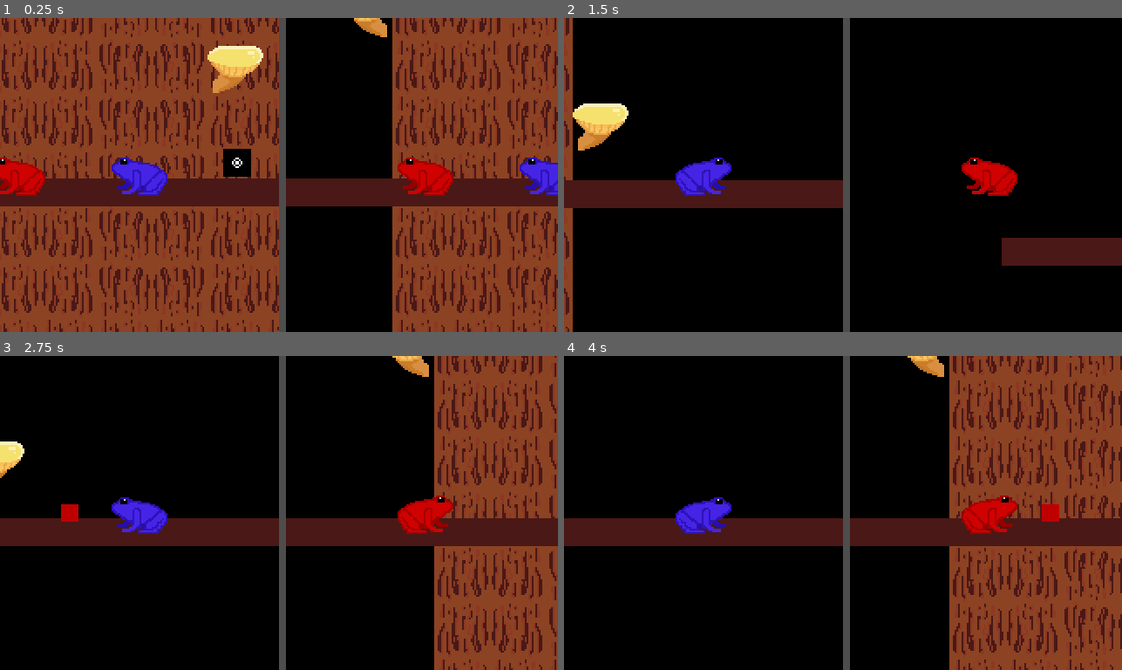
Above: before the commit, frames 1-4 (two rows, left to right).
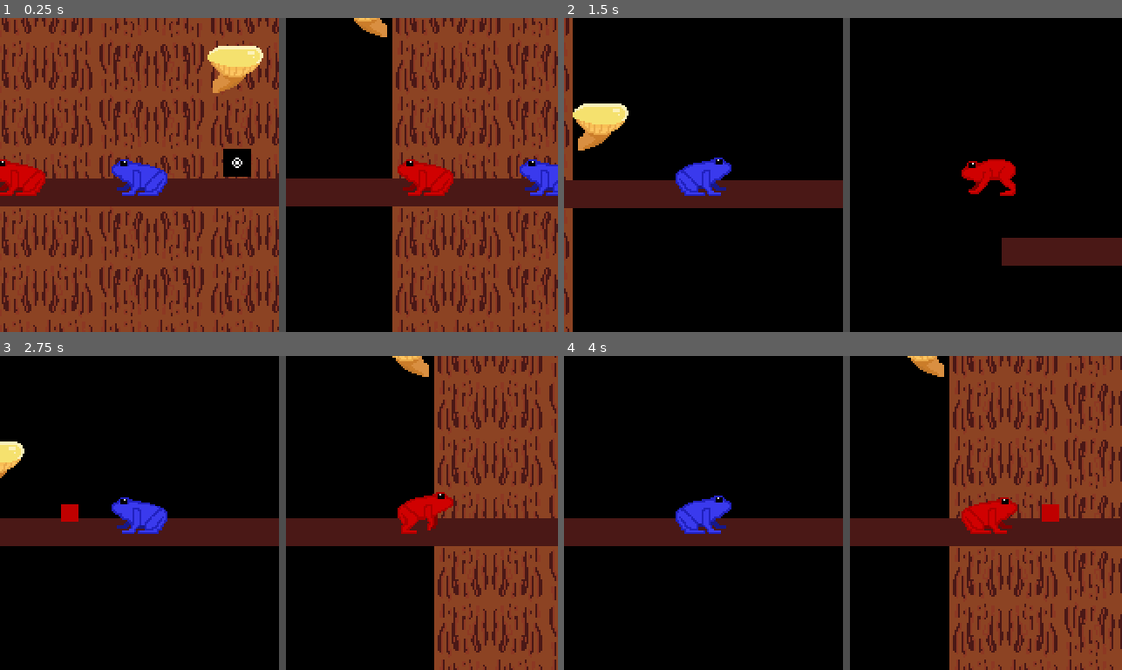
Above: after the commit, the same moments.

Repository: shrubino/CSP_LocalMult
Game: Godot game, scene res://Scenes/main.tscn
Two runs of this game, one before a commit and one after it. Both use one fixed random seed, a clock stepped at 60 frames per second and the inputs below.
Inputs:
- Up to frame 1 (0.25 s): no input
- Up to frame 2 (1.5 s): hold A (A) 0.53-1.28 s; hold Right (Right) from 0.53 s (still down); tap Up (Up) at 0.77 s; tap C (C) at 0.8, 1.35 s
- Up to frame 3 (2.75 s): tap Up (Up) at 1.52 s; tap D (D) at 1.55 s; release Right (Right) at 2.03 s; hold Left (Left) from 2.03 s (still down); hold D (D) from 2.03 s (still down); tap M (M) at 2.3 s
- Up to frame 4 (4 s): release Left (Left) at 2.78 s; release D (D) at 2.78 s; hold Right (Right) from 2.78 s (still down); tap M (M) at 2.85 s; tap Up (Up) at 3.02, 3.77 s; tap S (S) at 3.05 s; hold S (S) from 3.53 s (still down); tap V (V) at 3.8 s

The runs differ from the first frame. In frame 1, 0.8% of the frame differs, in the area x 0-100%, y 44-57%; in frame 2, 0.7%; in frame 3, 0.8%; in frame 4, 0.5%.

Commit message:
Added player animation & Bug fix
1. Added Player 1 and 2's idle and run animation.
2. Fixed the bug that player 2 is not affecting by the items.

Bug:
1. Player 1's run animation is not working, but Player2 works.

Diff:
--- a/local-multiplayer-game/Scenes/Level1.tscn
+++ b/local-multiplayer-game/Scenes/Level1.tscn
@@ -2,7 +2,7 @@
 
 [ext_resource type="Texture2D" uid="uid://cwra40fds0cwo" path="res://Resources/spritesheet.png" id="1_joc8x"]
 [ext_resource type="PackedScene" uid="uid://bro3dprem6cm0" path="res://Scenes/Player1.tscn" id="2_6l7je"]
-[ext_resource type="PackedScene" uid="uid://dwacpckxvli0b" path="res://Scenes/player_2.tscn" id="3_jv6wh"]
+[ext_resource type="PackedScene" uid="uid://dwacpckxvli0b" path="res://Scenes/Player2.tscn" id="3_jv6wh"]
 [ext_resource type="PackedScene" uid="uid://cf6nlic2jww2" path="res://Scenes/item.tscn" id="4_jghel"]
 
 [sub_resource type="TileSetAtlasSource" id="TileSetAtlasSource_jghel"]
--- a/local-multiplayer-game/Scenes/Player1.tscn
+++ b/local-multiplayer-game/Scenes/Player1.tscn
@@ -1,7 +1,8 @@
-[gd_scene load_steps=13 format=3 uid="uid://bro3dprem6cm0"]
+[gd_scene load_steps=23 format=3 uid="uid://bro3dprem6cm0"]
 
 [ext_resource type="Script" uid="uid://c635wbouiynsg" path="res://Scripts/player_1.gd" id="1_n5fpy"]
-[ext_resource type="Texture2D" uid="uid://cwra40fds0cwo" path="res://Resources/spritesheet.png" id="2_n5fpy"]
+[ext_resource type="Texture2D" uid="uid://bmwbp3topkeut" path="res://Resources/Frog/Blue/IdleBlueSheet.png" id="2_n5fpy"]
+[ext_resource type="Texture2D" uid="uid://btc00p81ujp6t" path="res://Resources/Frog/Blue/BlueRunSpriteSheet.png" id="3_dvont"]
 
 [sub_resource type="RectangleShape2D" id="RectangleShape2D_n5fpy"]
 size = Vector2(8, 10)
@@ -11,11 +12,47 @@
 
 [sub_resource type="AtlasTexture" id="AtlasTexture_dvont"]
 atlas = ExtResource("2_n5fpy")
+region = Rect2(0, 0, 32, 32)
+
+[sub_resource type="AtlasTexture" id="AtlasTexture_1yta1"]
+atlas = ExtResource("2_n5fpy")
+region = Rect2(32, 0, 32, 32)
+
+[sub_resource type="AtlasTexture" id="AtlasTexture_2ale3"]
+atlas = ExtResource("2_n5fpy")
 region = Rect2(64, 0, 32, 32)
 
-[sub_resource type="AtlasTexture" id="AtlasTexture_1yta1"]
+[sub_resource type="AtlasTexture" id="AtlasTexture_i047d"]
 atlas = ExtResource("2_n5fpy")
 region = Rect2(96, 0, 32, 32)
+
+[sub_resource type="AtlasTexture" id="AtlasTexture_h0l6a"]
+atlas = ExtResource("3_dvont")
+region = Rect2(64, 0, 32, 32)
+
+[sub_resource type="AtlasTexture" id="AtlasTexture_gv6sk"]
+atlas = ExtResource("3_dvont")
+region = Rect2(96, 0, 32, 32)
+
+[sub_resource type="AtlasTexture" id="AtlasTexture_hgfcu"]
+atlas = ExtResource("3_dvont")
+region = Rect2(128, 0, 32, 32)
+
+[sub_resource type="AtlasTexture" id="AtlasTexture_3qf5g"]
+atlas = ExtResource("3_dvont")
+region = Rect2(160, 0, 32, 32)
+
+[sub_resource type="AtlasTexture" id="AtlasTexture_3odvt"]
+atlas = ExtResource("3_dvont")
+region = Rect2(192, 0, 32, 32)
+
+[sub_resource type="AtlasTexture" id="AtlasTexture_bida0"]
+atlas = ExtResource("3_dvont")
+region = Rect2(224, 0, 32, 32)
+
+[sub_resource type="AtlasTexture" id="AtlasTexture_bihrp"]
+atlas = ExtResource("3_dvont")
+region = Rect2(256, 0, 32, 32)
 
 [sub_resource type="SpriteFrames" id="SpriteFrames_2ale3"]
 animations = [{
@@ -25,10 +62,42 @@
 }, {
 "duration": 1.0,
 "texture": SubResource("AtlasTexture_1yta1")
+}, {
+"duration": 1.0,
+"texture": SubResource("AtlasTexture_2ale3")
+}, {
+"duration": 1.0,
+"texture": SubResource("AtlasTexture_i047d")
 }],
 "loop": true,
-"name": &"default",
+"name": &"idle",
 "speed": 5.0
+}, {
+"frames": [{
+"duration": 1.0,
+"texture": SubResource("AtlasTexture_h0l6a")
+}, {
+"duration": 1.0,
+"texture": SubResource("AtlasTexture_gv6sk")
+}, {
+"duration": 1.0,
+"texture": SubResource("AtlasTexture_hgfcu")
+}, {
+"duration": 1.0,
+"texture": SubResource("AtlasTexture_3qf5g")
+}, {
+"duration": 1.0,
+"texture": SubResource("AtlasTexture_3odvt")
+}, {
+"duration": 1.0,
+"texture": SubResource("AtlasTexture_bida0")
+}, {
+"duration": 1.0,
+"texture": SubResource("AtlasTexture_bihrp")
+}],
+"loop": true,
+"name": &"run",
+"speed": 9.0
 }]
 
 [sub_resource type="Animation" id="Animation_dvont"]
@@ -99,44 +168,15 @@
 &"TongueFireUp": SubResource("Animation_1yta1")
 }
 
-[node name="CharacterBody2D" type="CharacterBody2D" node_paths=PackedStringArray("leftRaycast", "middleRaycast", "rightRaycast", "tongue") groups=["Player1"]]
+[node name="CharacterBody2D" type="CharacterBody2D" node_paths=PackedStringArray("leftRaycast", "middleRaycast", "rightRaycast", "tongue") groups=["Player"]]
 collision_layer = 2
 script = ExtResource("1_n5fpy")
-README = null
-maxSpeed = null
-timeToReachMaxSpeed = null
-timeToReachZeroSpeed = null
-directionalSnap = null
-jumpHeight = null
-jumps = null
-gravityScale = null
-terminalVelocity = null
-descendingGravityFactor = null
-shortHopAkaVariableJumpHeight = null
-jumpVariable = null
-coyoteTime = null
-jumpBuffering = null
-wallJump = null
-inputPauseAfterWallJump = null
-wallKickAngle = null
-wallSliding = null
-cornerCutting = null
-correctionAmount = null
 leftRaycast = NodePath("LeftCast")
 middleRaycast = NodePath("MiddleCast")
 rightRaycast = NodePath("RightCast")
-groundPound = null
-groundPoundPause = null
-upToCancel = null
-run = null
-jump = null
-idle = null
-walk = null
-slide = null
-falling = null
+run = true
+idle = true
 tongue = NodePath("Tongue")
-tongueSpeed = null
-tongueRange = null
 
 [node name="CollisionShape2D" type="CollisionShape2D" parent="."]
 shape = SubResource("RectangleShape2D_n5fpy")
@@ -169,8 +209,8 @@
 
 [node name="Sprite2D" type="AnimatedSprite2D" parent="."]
 sprite_frames = SubResource("SpriteFrames_2ale3")
-autoplay = "default"
-frame_progress = 0.47345126
+animation = &"run"
+autoplay = "idle"
 
 [node name="AnimationPlayer" type="AnimationPlayer" parent="."]
 libraries = {
--- a/local-multiplayer-game/Scenes/player_2.tscn
+++ b/local-multiplayer-game/Scenes/Player2.tscn
@@ -1,7 +1,8 @@
-[gd_scene load_steps=13 format=3 uid="uid://dwacpckxvli0b"]
+[gd_scene load_steps=23 format=3 uid="uid://dwacpckxvli0b"]
 
 [ext_resource type="Script" uid="uid://ck1liuedogadu" path="res://Scripts/player_2.gd" id="1_cgts5"]
-[ext_resource type="Texture2D" uid="uid://cwra40fds0cwo" path="res://Resources/spritesheet.png" id="2_cgts5"]
+[ext_resource type="Texture2D" uid="uid://p8xntddf2eoh" path="res://Resources/Frog/Red/IdleRedSheet.png" id="2_kfthp"]
+[ext_resource type="Texture2D" uid="uid://bofjs07ho6eph" path="res://Resources/Frog/Red/RedRunSpriteSheet.png" id="3_encxe"]
 
 [sub_resource type="RectangleShape2D" id="RectangleShape2D_n5fpy"]
 size = Vector2(8, 10)
@@ -9,26 +10,94 @@
 [sub_resource type="CircleShape2D" id="CircleShape2D_cgts5"]
 radius = 6.0
 
-[sub_resource type="AtlasTexture" id="AtlasTexture_a3adp"]
-atlas = ExtResource("2_cgts5")
+[sub_resource type="AtlasTexture" id="AtlasTexture_3tsci"]
+atlas = ExtResource("2_kfthp")
 region = Rect2(0, 0, 32, 32)
 
-[sub_resource type="AtlasTexture" id="AtlasTexture_n0kdt"]
-atlas = ExtResource("2_cgts5")
+[sub_resource type="AtlasTexture" id="AtlasTexture_0bobp"]
+atlas = ExtResource("2_kfthp")
 region = Rect2(32, 0, 32, 32)
+
+[sub_resource type="AtlasTexture" id="AtlasTexture_01ocy"]
+atlas = ExtResource("2_kfthp")
+region = Rect2(64, 0, 32, 32)
+
+[sub_resource type="AtlasTexture" id="AtlasTexture_7m8ro"]
+atlas = ExtResource("2_kfthp")
+region = Rect2(96, 0, 32, 32)
+
+[sub_resource type="AtlasTexture" id="AtlasTexture_nfgwa"]
+atlas = ExtResource("3_encxe")
+region = Rect2(64, 0, 32, 32)
+
+[sub_resource type="AtlasTexture" id="AtlasTexture_oixfn"]
+atlas = ExtResource("3_encxe")
+region = Rect2(96, 0, 32, 32)
+
+[sub_resource type="AtlasTexture" id="AtlasTexture_yp5jh"]
+atlas = ExtResource("3_encxe")
+region = Rect2(128, 0, 32, 32)
+
+[sub_resource type="AtlasTexture" id="AtlasTexture_phhv8"]
+atlas = ExtResource("3_encxe")
+region = Rect2(160, 0, 32, 32)
+
+[sub_resource type="AtlasTexture" id="AtlasTexture_30ijx"]
+atlas = ExtResource("3_encxe")
+region = Rect2(192, 0, 32, 32)
+
+[sub_resource type="AtlasTexture" id="AtlasTexture_w64td"]
+atlas = ExtResource("3_encxe")
+region = Rect2(224, 0, 32, 32)
+
+[sub_resource type="AtlasTexture" id="AtlasTexture_2bi3a"]
+atlas = ExtResource("3_encxe")
+region = Rect2(256, 0, 32, 32)
 
 [sub_resource type="SpriteFrames" id="SpriteFrames_eus2p"]
 animations = [{
 "frames": [{
 "duration": 1.0,
-"texture": SubResource("AtlasTexture_a3adp")
-}, {
-"duration": 1.0,
-"texture": SubResource("AtlasTexture_n0kdt")
+"texture": SubResource("AtlasTexture_3tsci")
+}, {
+"duration": 1.0,
+"texture": SubResource("AtlasTexture_0bobp")
+}, {
+"duration": 1.0,
+"texture": SubResource("AtlasTexture_01ocy")
+}, {
+"duration": 1.0,
+"texture": SubResource("AtlasTexture_7m8ro")
 }],
 "loop": true,
-"name": &"default",
+"name": &"idle",
 "speed": 5.0
+}, {
+"frames": [{
+"duration": 1.0,
+"texture": SubResource("AtlasTexture_nfgwa")
+}, {
+"duration": 1.0,
+"texture": SubResource("AtlasTexture_oixfn")
+}, {
+"duration": 1.0,
+"texture": SubResource("AtlasTexture_yp5jh")
+}, {
+"duration": 1.0,
+"texture": SubResource("AtlasTexture_phhv8")
+}, {
+"duration": 1.0,
+"texture": SubResource("AtlasTexture_30ijx")
+}, {
+"duration": 1.0,
+"texture": SubResource("AtlasTexture_w64td")
+}, {
+"duration": 1.0,
+"texture": SubResource("AtlasTexture_2bi3a")
+}],
+"loop": true,
+"name": &"run",
+"speed": 9.0
 }]
 
 [sub_resource type="Animation" id="Animation_dvont"]
@@ -99,12 +168,14 @@
 &"TongueFireUp": SubResource("Animation_1yta1")
 }
 
-[node name="Player2" type="CharacterBody2D" node_paths=PackedStringArray("leftRaycast", "middleRaycast", "rightRaycast", "tongue") groups=["Player2"]]
+[node name="Player2" type="CharacterBody2D" node_paths=PackedStringArray("leftRaycast", "middleRaycast", "rightRaycast", "tongue")]
 collision_layer = 2
 script = ExtResource("1_cgts5")
 leftRaycast = NodePath("LeftCast")
 middleRaycast = NodePath("MiddleCast")
 rightRaycast = NodePath("RightCast")
+run = true
+idle = true
 tongue = NodePath("Tongue")
 
 [node name="CollisionShape2D" type="CollisionShape2D" parent="."]
@@ -136,10 +207,10 @@
 color = Color(0.7490196, 0, 0, 1)
 metadata/_edit_use_anchors_ = true
 
-[node name="Sprite2D" type="AnimatedSprite2D" parent="."]
+[node name="Sprite2D" type="AnimatedSprite2D" parent="." groups=["Player"]]
 sprite_frames = SubResource("SpriteFrames_eus2p")
-autoplay = "default"
-frame_progress = 0.78900623
+animation = &"run"
+autoplay = "idle"
 
 [node name="AnimationPlayer" type="AnimationPlayer" parent="."]
 libraries = {
--- a/local-multiplayer-game/Scripts/item.gd
+++ b/local-multiplayer-game/Scripts/item.gd
@@ -9,19 +9,18 @@
 @export var jumpMultiplier = 1.5
 
 func _on_body_entered(body: Node2D) -> void:
-	if body is Player:
-		var player := body as Player
+	if body is Player1 or body is Player2:
 
 		match itemType:
 			#Super Jump function, 1.5 * jump height
 			ItemType.SuperJump:
-				player.jumpHeight *= jumpMultiplier
-				player._updateData()
+				body.jumpHeight *= jumpMultiplier
+				body._updateData()
 
 			#Double Jump function(Jump not working yet)
 			ItemType.DoubleJump:
-				player.jumps +=1
-				player._updateData()
+				body.jumps +=1
+				body._updateData()
 
 	print("Item Collected: " , itemType)
 
--- a/local-multiplayer-game/Scripts/player_1.gd
+++ b/local-multiplayer-game/Scripts/player_1.gd
@@ -1,6 +1,6 @@
 extends CharacterBody2D
 
-class_name Player #Detecting player class in item script
+class_name Player1 #Detecting player class in item script
 
 @export var README: String = "This is code Stephen stole from https://github.com/Noah-Erz/Ultimate-Platformer-Controller-2D -- it has been HEAVILY modified to delete dashing, rolling, crouching, and wall latching. Use at your own risk, myself included."
 #INFO READEME
--- a/local-multiplayer-game/Scripts/player_2.gd
+++ b/local-multiplayer-game/Scripts/player_2.gd
@@ -1,5 +1,6 @@
 extends CharacterBody2D
 
+class_name Player2
 
 @export var README: String = "This is code Stephen stole from https://github.com/Noah-Erz/Ultimate-Platformer-Controller-2D -- it has been HEAVILY modified to delete dashing, rolling, crouching, and wall latching. Use at your own risk, myself included."
 #INFO READEME
--- a/local-multiplayer-game/project.godot
+++ b/local-multiplayer-game/project.godot
@@ -22,6 +22,10 @@
 window/size/window_height_override=720
 window/stretch/mode="viewport"
 window/stretch/scale_mode="integer"
+
+[global_group]
+
+Player=""
 
 [input]
 
Binary file added: local-multiplayer-game/Resources/Frog/Blue/BlueRunSpriteSheet.png
Not shown, added: local-multiplayer-game/Resources/Frog/Blue/BlueRunSpriteSheet.png.import
Binary file added: local-multiplayer-game/Resources/Frog/Blue/IdleBlueSheet.png
Not shown, added: local-multiplayer-game/Resources/Frog/Blue/IdleBlueSheet.png.import
Binary file added: local-multiplayer-game/Resources/Frog/Red/IdleRedSheet.png
Not shown, added: local-multiplayer-game/Resources/Frog/Red/IdleRedSheet.png.import
Binary file added: local-multiplayer-game/Resources/Frog/Red/RedRunSpriteSheet.png
Not shown, added: local-multiplayer-game/Resources/Frog/Red/RedRunSpriteSheet.png.import
Binary file added: local-multiplayer-game/Resources/Frog/TongueShotRed/RedTongueSpriteSheet.png
Not shown, added: local-multiplayer-game/Resources/Frog/TongueShotRed/RedTongueSpriteSheet.png.import
Binary file added: local-multiplayer-game/Resources/Frog/TongueShotRed/tongueshotRED1.PNG
Not shown, added: local-multiplayer-game/Resources/Frog/TongueShotRed/tongueshotRED1.PNG.import
(and 32 more such lines)
